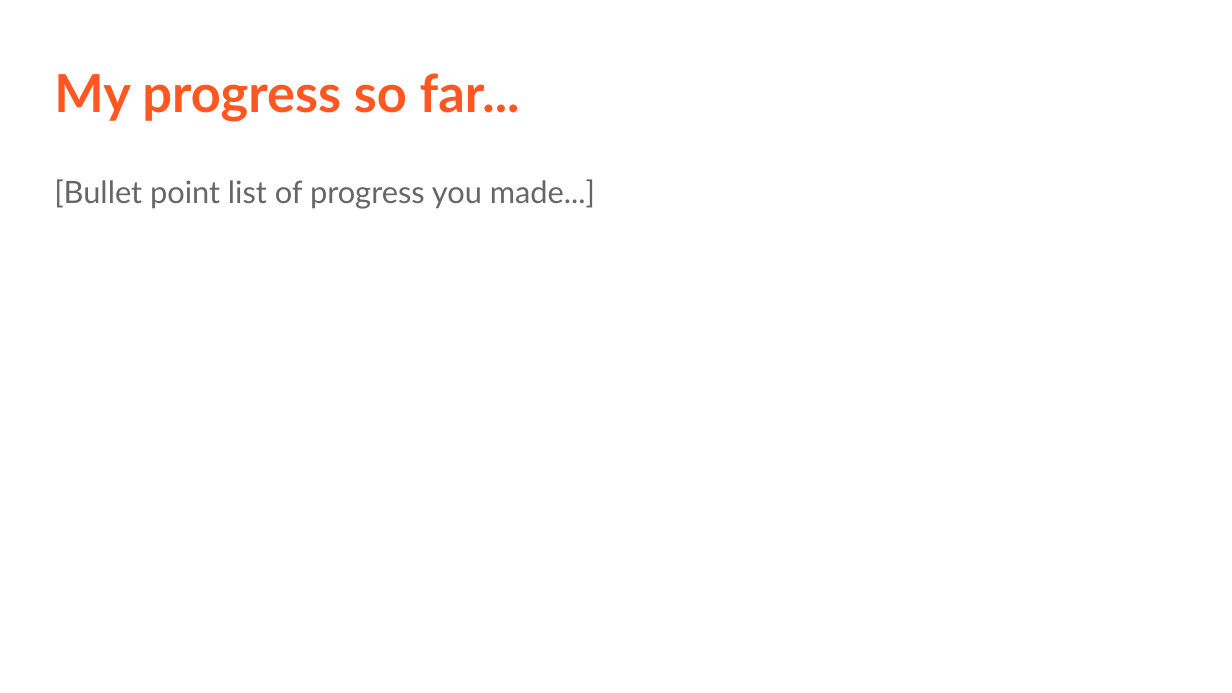
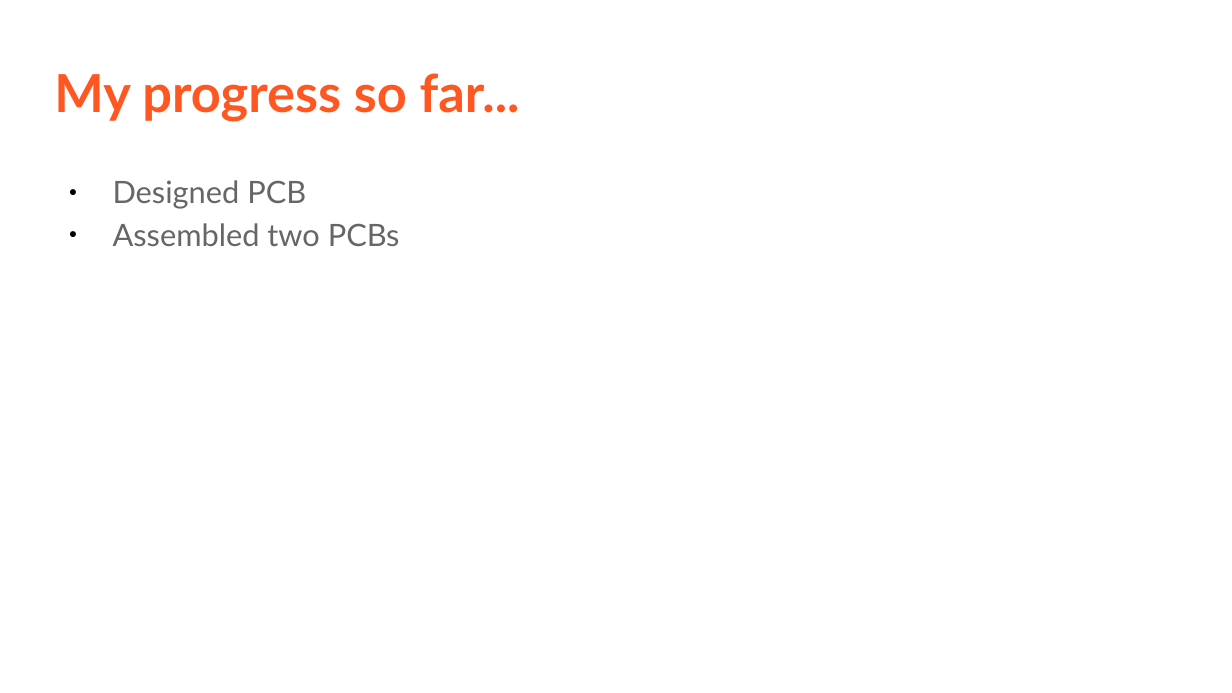
Before and after one commit to stratoscience25/arduino-workshop-logan, a slide deck: slide 10 of Ham xposition presentation/LoganCaramanna_Presentation.odp. Drawn at 1232x693 pixels with LibreOffice and Linux fonts; fonts in the diff are those of the drawing. Boxes give left, top, right and bottom in pixels: in the first picture for what was removed or moved away, otherwise in the second. Text is boxed around its words. In the diff, an @@ line names an element or a change of style, - is before the commit and + after.

Commit message:
add more pcb screenshots and update presentation wording

```diff
--- a/Ham xposition presentation/LoganCaramanna_Presentation.odp
+++ b/Ham xposition presentation/LoganCaramanna_Presentation.odp
@@ text at (113, 180, 400, 246): text changed @@
-[Bullet point list of progress you made...]
+● Designed PCB
+● Assembled two PCBs
```
Also in this commit, not shown: 7 other slides changed, 2 slides added, 7 slides removed, 4 other files.
